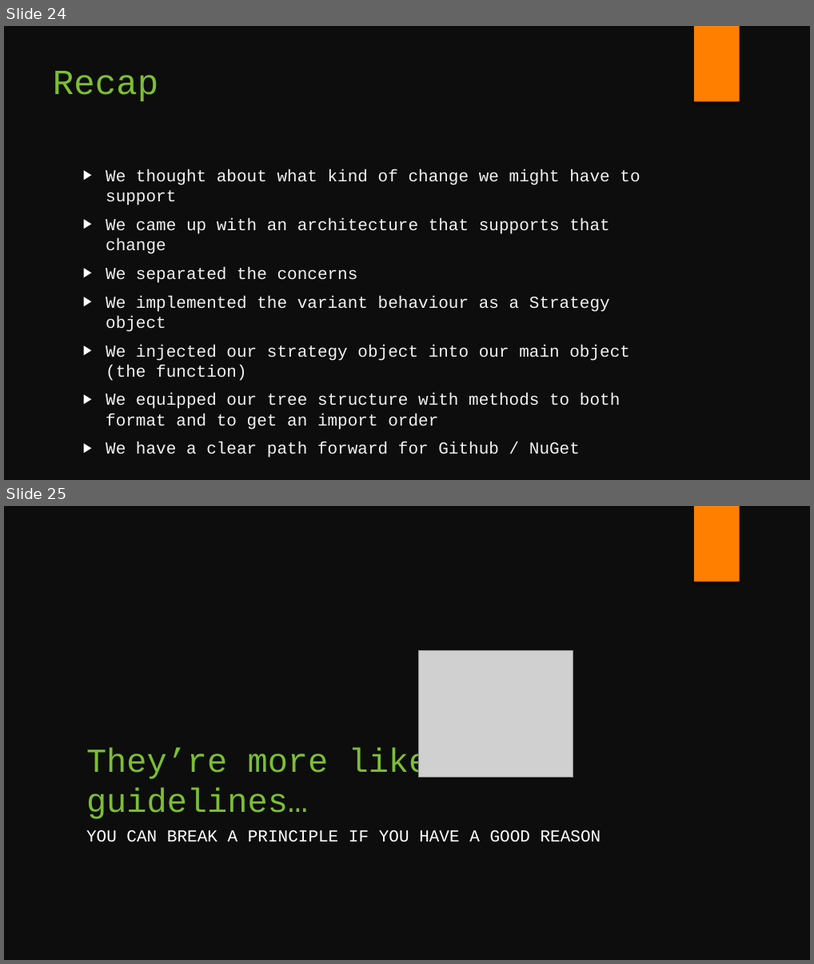
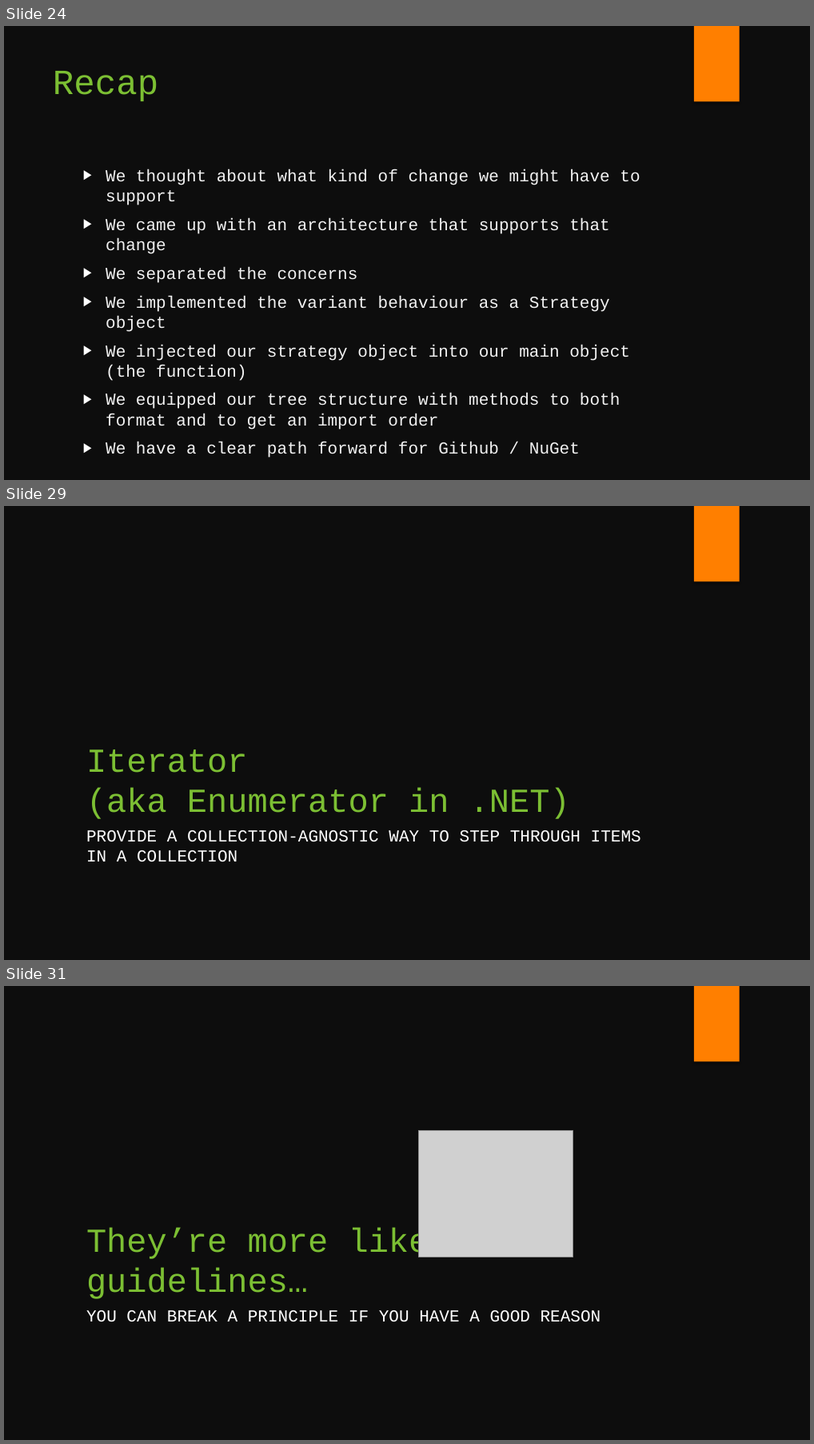
Before and after one commit to fsackur/Powershell-and-SE, a slide deck: Death by powerpoint.pptx. Shown one above the other, each under a label of ours: slides 24 and 25 before the commit, slides 24, 29 and 31 after it; the slides between them are not shown. The pictures are 814x964 and 814x1444 pixels, drawn with LibreOffice and Linux fonts; fonts in the diff are those of the drawing; grey boxes stand for pictures. Boxes give left, top, right and bottom in pixels: in the first picture for what was removed or moved away, otherwise in the second. Text is boxed around its words. In the diff, an @@ line names an element or a change of style, - is before the commit and + after.

```diff
--- a/Death by powerpoint.pptx
+++ b/Death by powerpoint.pptx
@@ slide 29 added at [4, 506, 810, 960], background #0D0D0D; not listed: 1 template element that a slide beside it also shows @@
@@ title added at [86, 749, 570, 819], 40 pt, text #7CBF33 @@
+Iterator
+(aka Enumerator in .NET)
@@ text added at [86, 830, 642, 862], 20 pt, text #FFFFFF @@
+PROVIDE A COLLECTION-AGNOSTIC WAY TO STEP THROUGH ITEMS IN A COLLECTION
@@ what was slide 25 is now slide 31 @@
```
Also in this commit, not shown: 1 slide changed, 5 other slides added.
